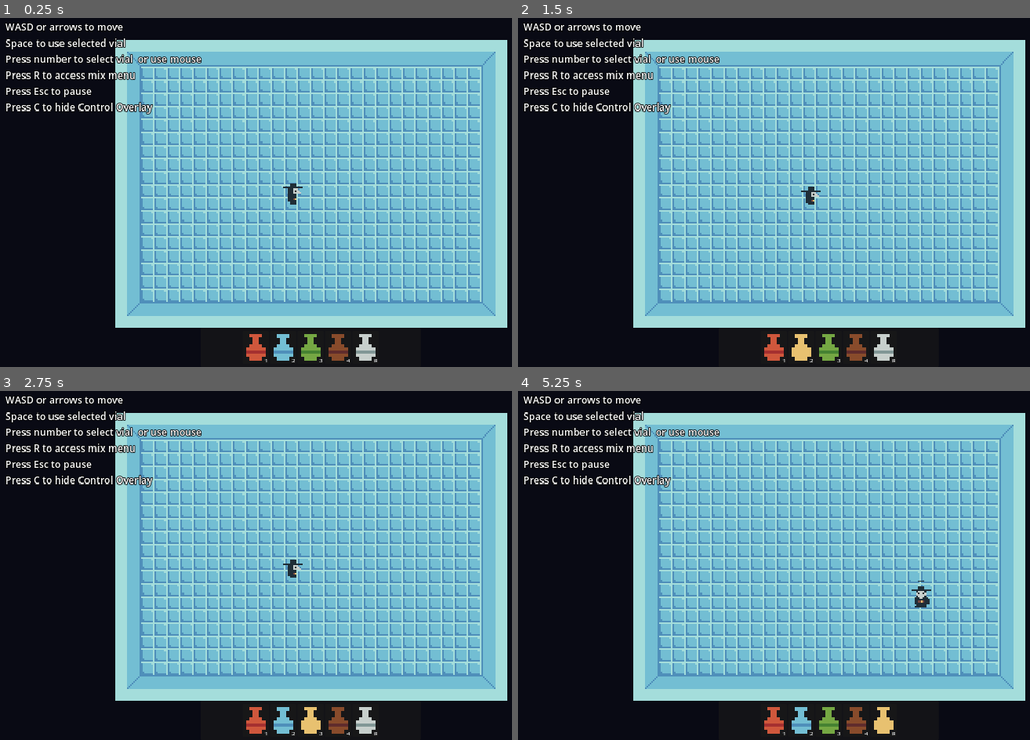
Above: before the commit, frames 1-4 (two rows, left to right).
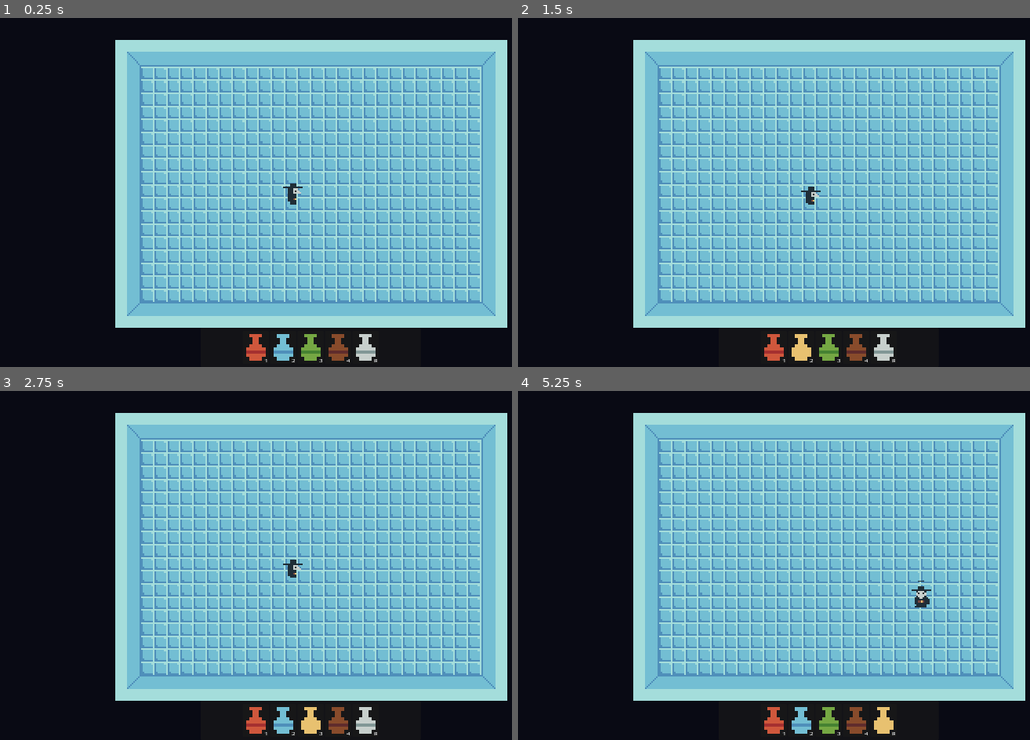
Above: after the commit, the same moments.

Repository: brokenskygames/pirate_jam_15
Game: Godot game, scene res://rooms/test_room_1.tscn
Two runs of this game, one before a commit and one after it. Both use one fixed random seed, a clock stepped at 60 frames per second and the inputs below.
Inputs:
- Up to frame 1 (0.25 s): no input
- Up to frame 2 (1.5 s): click "1" at 0.5 s; click "2" at 1.25 s
- Up to frame 3 (2.75 s): click "3" at 2 s
- Up to frame 4 (5.25 s): click "4" at 2.75 s; click "R" at 3.5 s; tap R (open_mix_menu) at 4.25 s; hold Right (ui_right) 4.28-5.03 s; hold C (control_overlay, bound only before the commit) 4.28-5.03 s; hold Down (ui_down) from 5.03 s (still down); tap C (control_overlay, bound only before the commit) at 5.1 s

The runs differ from the first frame. In frame 1, 1.9% of the frame differs, in the area x 1-40%, y 1-28%; in frame 2, 1.9%; in frame 3, 1.9%; in frame 4, 1.9%.

Commit message:
Removed Control overlay

Diff:
--- a/UI/HUD/control_overlay.gd
+++ /dev/null
@@ -1,8 +0,0 @@
-extends CanvasLayer
-
-func _unhandled_input(event: InputEvent) -> void:
-	if event.is_action_pressed("control_overlay"):
-		toggle_control_overlay_visibility()
-
-func toggle_control_overlay_visibility():
-	visible = !visible
--- a/UI/HUD/control_overlay.tscn
+++ b/UI/HUD/control_overlay.tscn
@@ -1,6 +1,15 @@
-[gd_scene load_steps=3 format=3 uid="uid://4ex7fw4s1wae"]
+[gd_scene load_steps=3 format=3 uid="uid://dautyq5bgnv32"]
 
-[ext_resource type="Script" path="res://UI/HUD/control_overlay.gd" id="1_daiue"]
+[sub_resource type="GDScript" id="GDScript_ax04m"]
+script/source = "extends CanvasLayer
+
+func _unhandled_input(event: InputEvent) -> void:
+	if event.is_action_pressed(\"control_overlay\"):
+		toggle_control_overlay_visibility()
+
+func toggle_control_overlay_visibility():
+	visible = !visible
+"
 
 [sub_resource type="LabelSettings" id="LabelSettings_se8ds"]
 font_size = 30
@@ -8,7 +17,7 @@
 outline_color = Color(0, 0, 0, 1)
 
 [node name="ControlOverlay" type="CanvasLayer"]
-script = ExtResource("1_daiue")
+script = SubResource("GDScript_ax04m")
 
 [node name="Control" type="Control" parent="."]
 layout_mode = 3
--- a/project.godot
+++ b/project.godot
@@ -67,11 +67,6 @@
 "events": [Object(InputEventKey,"resource_local_to_scene":false,"resource_name":"","device":-1,"window_id":0,"alt_press …(182 unchanged characters)…
 ]
 }
-control_overlay={
-"deadzone": 0.5,
-"events": [Object(InputEventKey,"resource_local_to_scene":false,"resource_name":"","device":-1,"window_id":0,"alt_pressed":false,"shift_pressed":false,"ctrl_pressed":false,"meta_pressed":false,"pressed":false,"keycode":0,"physical_keycode":67,"key_label":0,"unicode":99,"echo":false,"script":null)
-]
-}
 use_vial={
 "deadzone": 0.5,
 "events": [Object(InputEventKey,"resource_local_to_scene":false,"resource_name":"","device":-1,"window_id":0,"alt_pressed":false,"shift_pressed":false,"ctrl_pressed":false,"meta_pressed":false,"pressed":false,"keycode":0,"physical_keycode":32,"key_label":0,"unicode":32,"echo":false,"script":null)
--- a/rooms/test_room_1.tscn
+++ b/rooms/test_room_1.tscn
@@ -1,10 +1,9 @@
-[gd_scene load_steps=10 format=3 uid="uid://dwkxqwcgjogum"]
+[gd_scene load_steps=9 format=3 uid="uid://dwkxqwcgjogum"]
 
 [ext_resource type="Texture2D" uid="uid://sd6eo8r4wj67" path="res://assets/art/backgrounds/blank_background.png" id="1_imcme"]
 [ext_resource type="Texture2D" uid="uid://dmtacqa8we73v" path="res://assets/art/tilesets/dungeon_tiles_pirateGJ.png" id="1_s1j56"]
 [ext_resource type="PackedScene" uid="uid://qyrp6fb3bmnd" path="res://entities/player/player.tscn" id="2_sbmfg"]
 [ext_resource type="PackedScene" uid="uid://477gakkela1w" path="res://UI/HUD/hud.tscn" id="3_j82sh"]
-[ext_resource type="PackedScene" uid="uid://4ex7fw4s1wae" path="res://UI/HUD/control_overlay.tscn" id="5_3p0ab"]
 [ext_resource type="PackedScene" uid="uid://cfb7u18ckq2tm" path="res://UI/menus/mix_menu.tscn" id="5_lmkor"]
 [ext_resource type="PackedScene" uid="uid://bgd0xr6tcrsp7" path="res://UI/menus/pause_menu.tscn" id="6_jf6fc"]
 
@@ -85,9 +84,6 @@
 layer = 8
 mix_menu = NodePath("../MixMenu")
 
-[node name="ControlOverlay" parent="UI" instance=ExtResource("5_3p0ab")]
-process_mode = 1
-
 [node name="MixMenu" parent="UI" instance=ExtResource("5_lmkor")]
 process_mode = 3
 layer = 5
